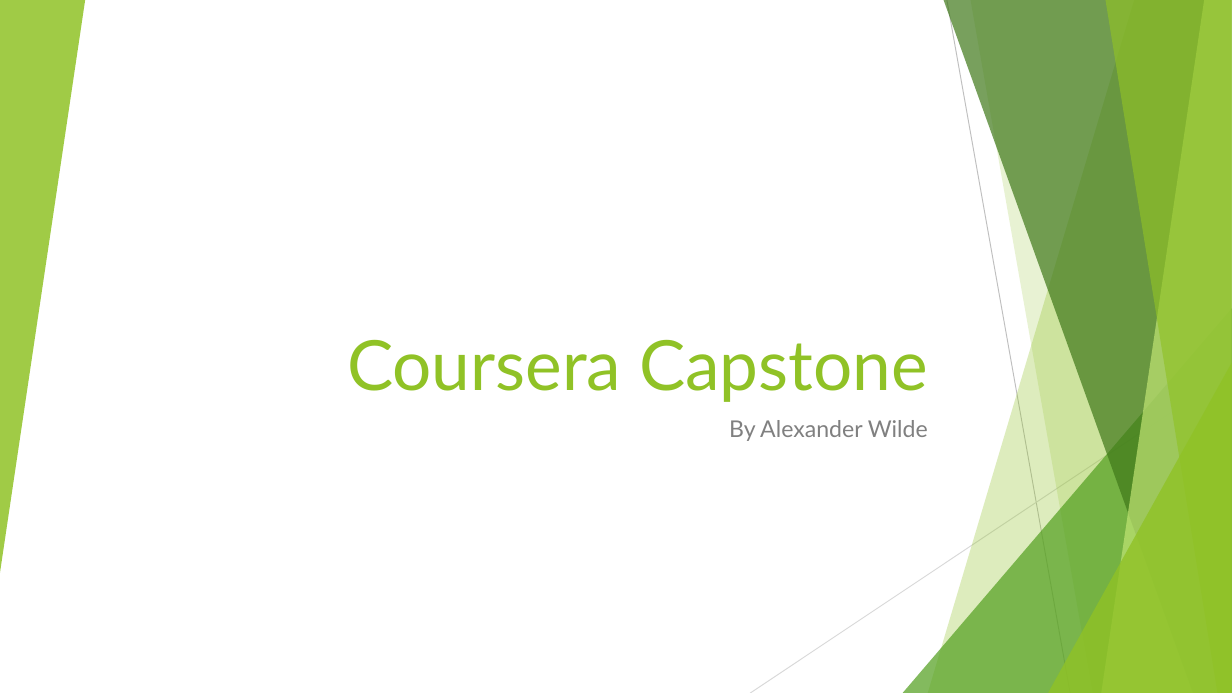
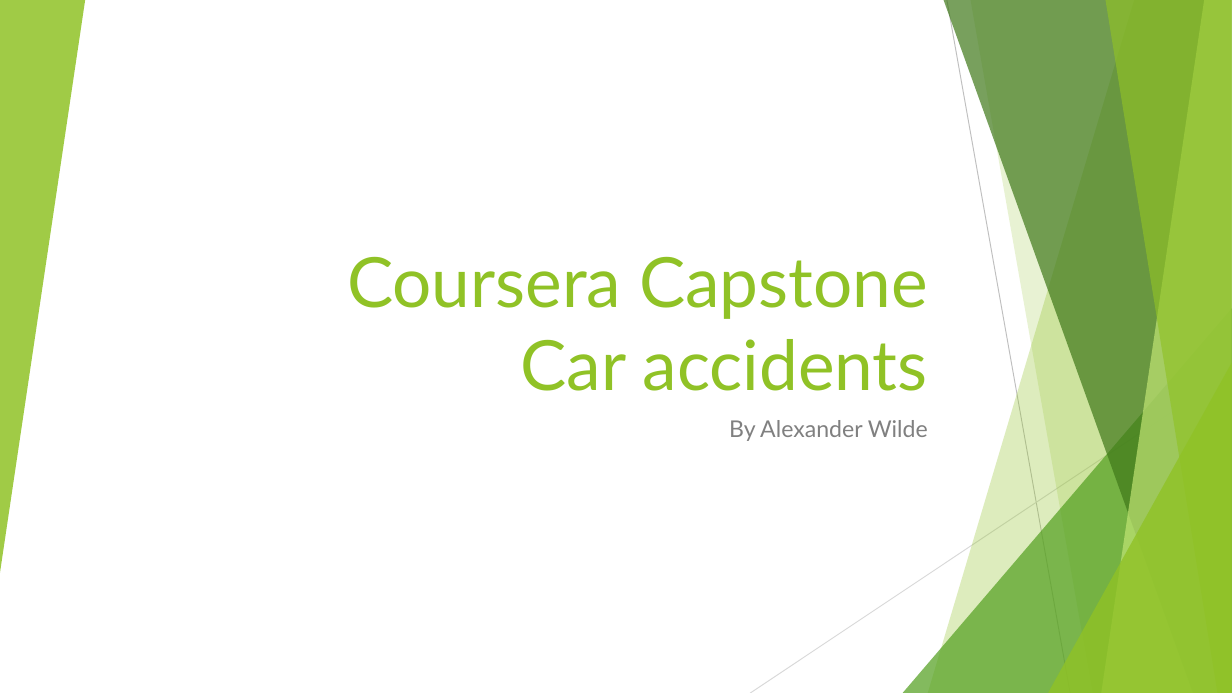
Before and after one commit to TheMadGold/Coursera_Capstone_Wilde, a slide deck: slide 1 of Presentation Wilde coursera capstone.pptx. Drawn at 1232x693 pixels with LibreOffice and Linux fonts; fonts in the diff are those of the drawing. Boxes give left, top, right and bottom in pixels: in the first picture for what was removed or moved away, otherwise in the second. Text is boxed around its words. In the diff, an @@ line names an element or a change of style, - is before the commit and + after.

```diff
--- a/Presentation Wilde coursera capstone.pptx
+++ b/Presentation Wilde coursera capstone.pptx
@@ title at [347, 256, 928, 391]: text changed @@
-Coursera Capstone
+Coursera Capstone
+Car accidents
```
Also in this commit, not shown: 1 other slide changed, 1 other file.
